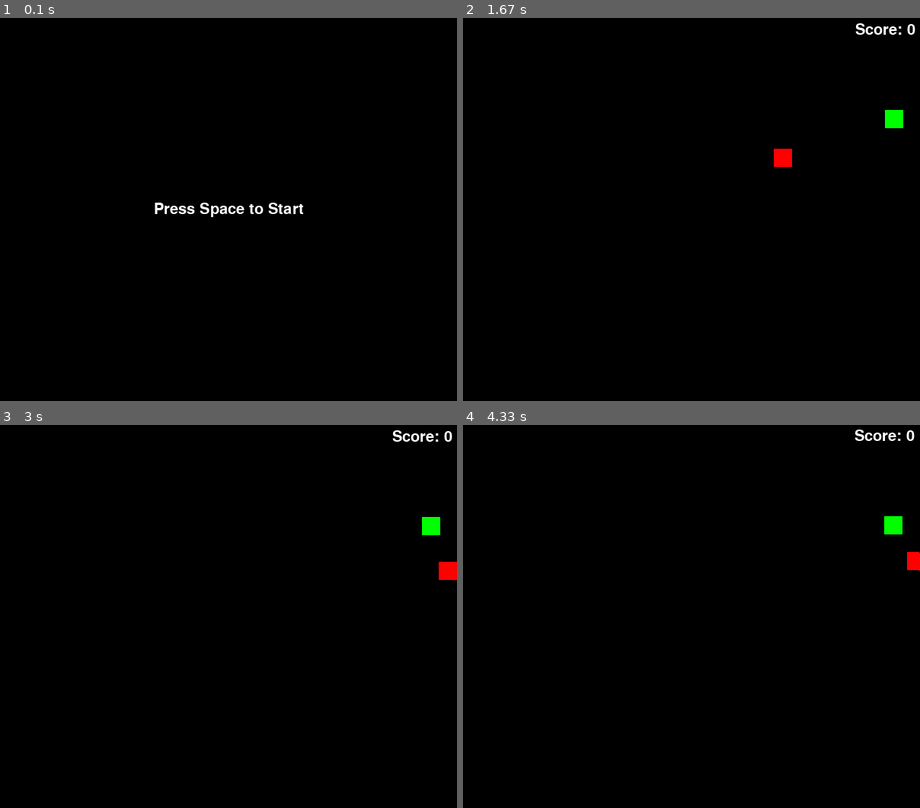
Above: before the commit, frames 1-4 (two rows, left to right).
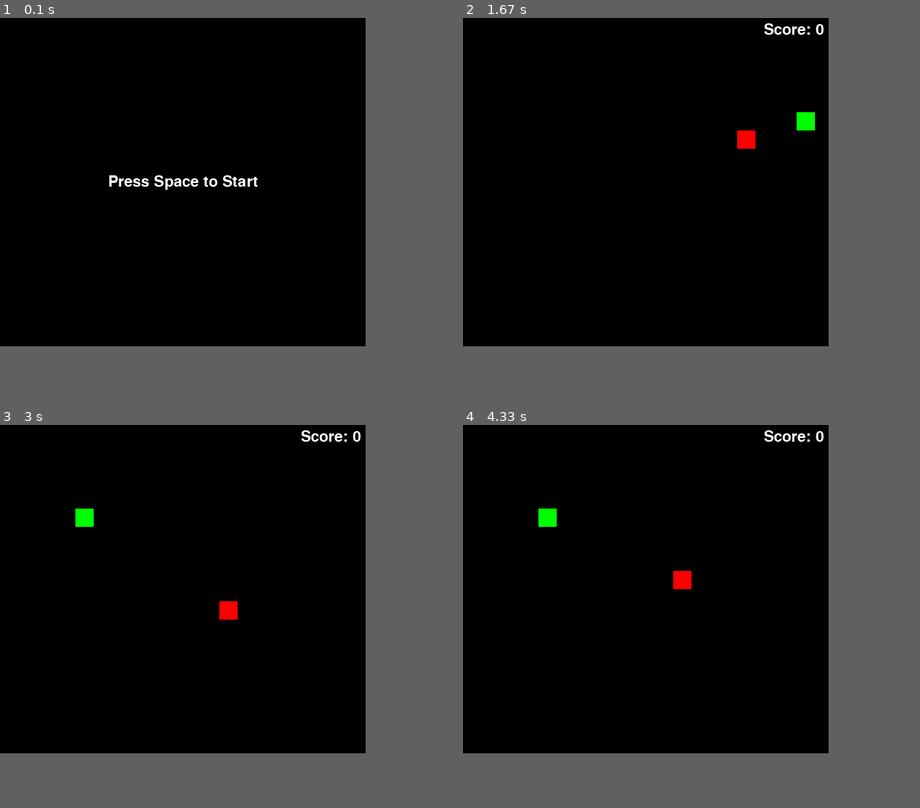
Above: after the commit, the same moments.

Repository: Dev-Chase/new_snake_pygame
Game: pygame game, started from main.py
Same seed, same stepped clock (60 frames per second), same inputs: the game is played once before the commit and once after it.
Inputs:
- Up to frame 1 (0.1 s): no input
- Up to frame 2 (1.67 s): tap Space at 0.33, 1.23, 1.53 s; hold Up 1.17-1.63 s
- Up to frame 3 (3 s): hold Right 1.67-2.13 s; tap Space at 1.73, 2.03, 2.23, 2.53, 2.8 s; hold Left 2.17-2.7 s; hold Down from 2.73 s (still down)
- Up to frame 4 (4.33 s): release Down at 3.03 s; hold Left 3.07-3.47 s; tap Space at 3.13, 3.43, 3.57, 3.97, 4.27 s; hold Up 3.5-3.87 s; hold Right from 3.9 s (still down)
In our replay, the window is 600x504 before the commit and 480x432 after it. These sizes can differ from the game's own. Grey fills any space a smaller window leaves; there, only what the larger window draws over its background counts as a difference.

The runs differ from the first frame. In frame 1, 1.0% of the frame differs, in the area x 23-67%, y 41-52%; in frame 2, 1.1%, in the area x 60-99%, y 1-39%; in frame 3, 1.1%; in frame 4, 1.1%.

Commit message:
Fixed Food Spawning

Diff:
--- a/highscore.txt
+++ b/highscore.txt
@@ -1,3 +1,4 @@
 1
 2
 5
+23
--- a/main.py
+++ b/main.py
@@ -21,7 +21,7 @@
     food = Cube(pos=random_pos(), colour=food_colour)
     score = 0
     high_score = get_high_score()
-    while snake.near_food(food.rect.center):
+    while snake.hit_food(food):
         food.rect.topleft = random_pos()
 
     text_box = TextBox("Press Space to Start")  # Main Text
@@ -66,7 +66,7 @@
                 snake.grow()
 
                 food.rect.topleft = random_pos()
-                while snake.near_food(food.rect.center):
+                while snake.hit_food(food) and not score == W//tile_size*H//tile_size:
                     food.rect.topleft = random_pos()
 
             # Game Over Checks
--- a/settings.py
+++ b/settings.py
@@ -7,8 +7,8 @@
 move_speed = 4
 
 # Big Picture Game Variables
-W = tile_size*25
-H = tile_size*21
+W = tile_size*20
+H = tile_size*18
 FPS = 35
 
 game_states = {
@@ -45,7 +45,7 @@
 
 # Global Functions
 def random_pos():
-    return pygame.math.Vector2(randint(2, W - tile_size - 2), randint(2, H - tile_size - 2))
+    return pygame.math.Vector2(randint(2, W - tile_size - 2), randint(int(tile_size*1.25), H - tile_size - 2))
 
 
 def get_high_score():
--- a/snake.py
+++ b/snake.py
@@ -85,16 +85,9 @@
 
     # Food Collision Check
     def hit_food(self, food):
-        if self.body[0].rect.colliderect(food.rect):
+        if any([item.rect.colliderect(food.rect) for item in self.body]):
             return True
         return False
-
-    # Near Food Check (for randomizing placement)
-    def near_food(self, food_pos):
-        head = self.body[0].rect
-        if abs(head.centerx-food_pos[0]) > tile_size*2 and abs(head.centery-food_pos[1]) > tile_size*2:
-            return False
-        return True
 
     # Snake Movement Method
     def move(self):
